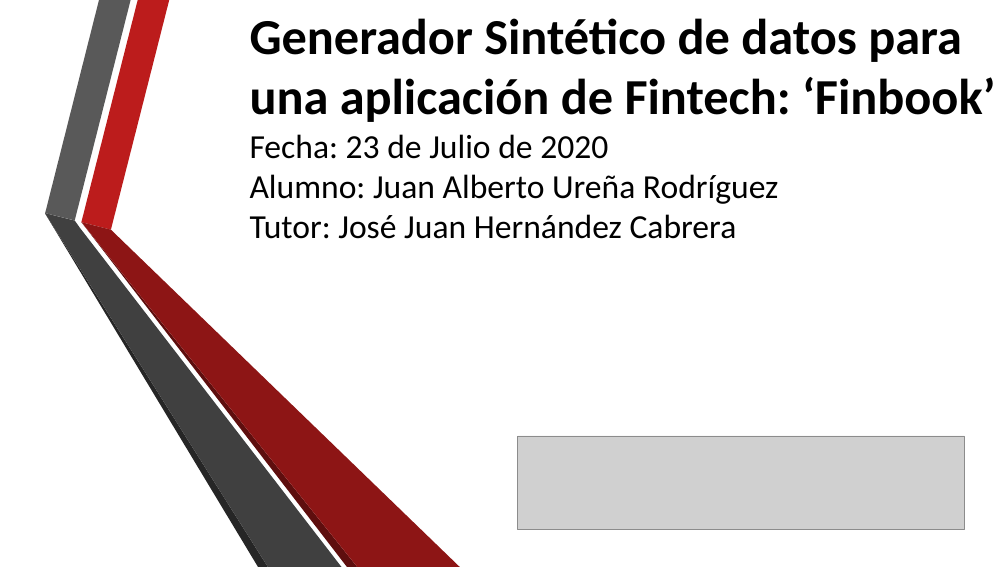
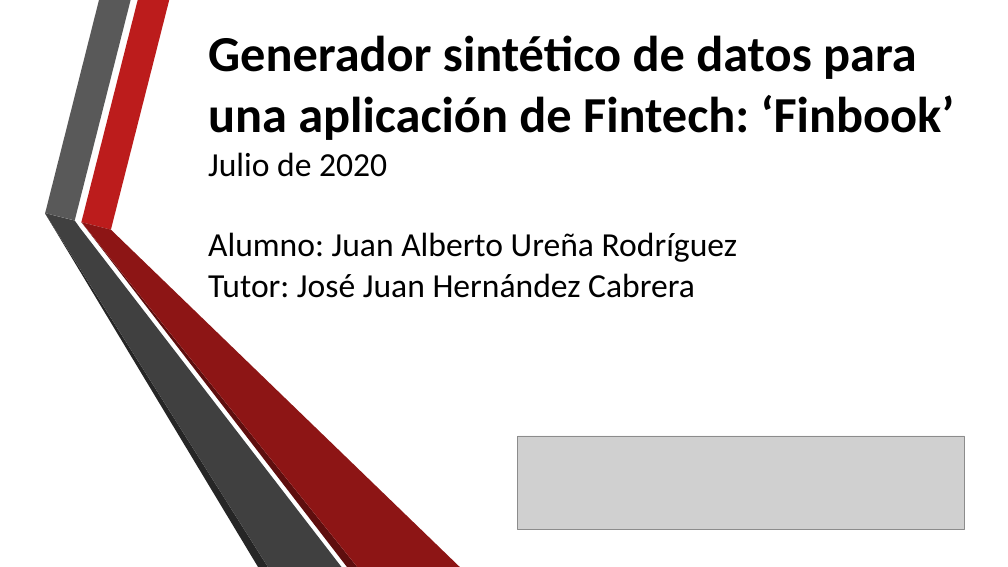
Before and after one commit to jaur001/Simulator, a slide deck: slide 1 of Presentacion TFG.pptx. Drawn at 1008x567 pixels with LibreOffice and Linux fonts; fonts in the diff are those of the drawing; grey boxes stand for pictures; background and template pictures are left out. Boxes give left, top, right and bottom in pixels: in the first picture for what was removed or moved away, otherwise in the second. Text is boxed around its words. In the diff, an @@ line names an element or a change of style, - is before the commit and + after.

```diff
--- a/Presentacion TFG.pptx
+++ b/Presentacion TFG.pptx
@@ text "Generador sintético de datos para ...": place and size @@
-text "Generador sintético de datos para ..." at (250,18,996,239)
+text "Generador sintético de datos para ..." at (208,35,955,298)
@@ text at (208,35,955,177): text changed @@
-Generador Sintético de datos para una aplicación de Fintech: ‘Finbook’
-Fecha: 23 de Julio de 2020
+Generador sintético de datos para una aplicación de Fintech: ‘Finbook’
+Julio de 2020
```
Also in this commit, not shown: 7 other slides changed, 7 slides added, 8 slides removed.
